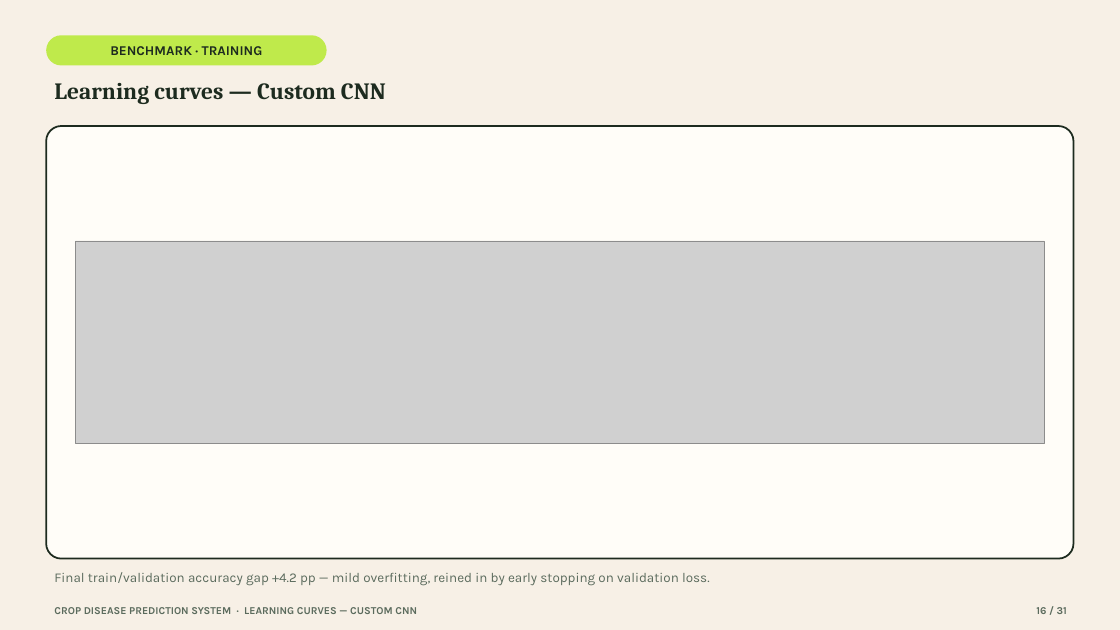
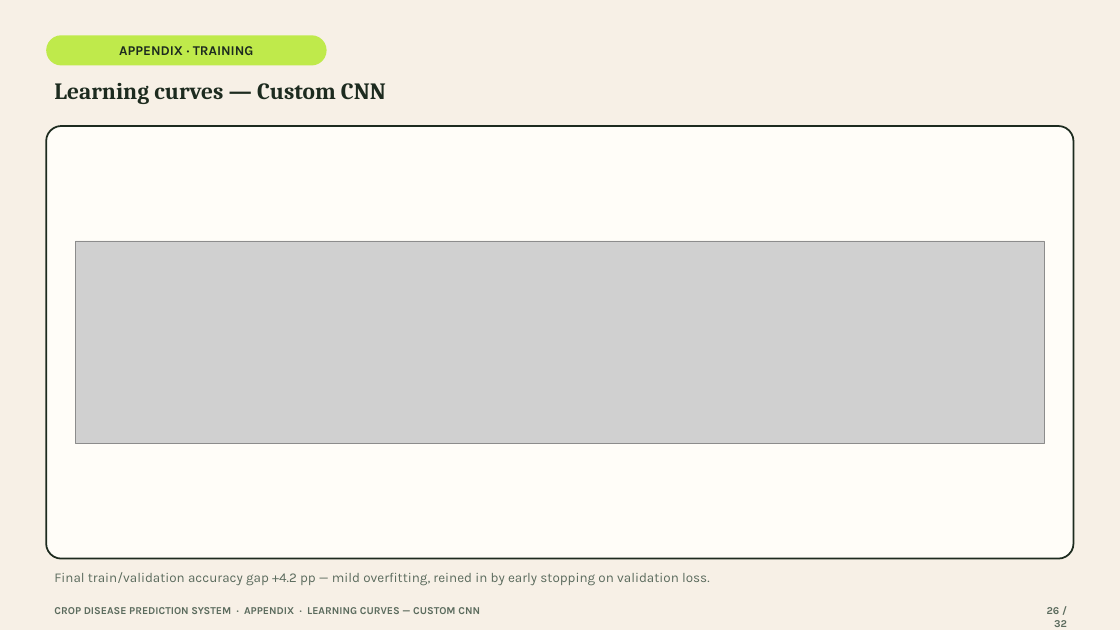
Before and after one commit to devSaksham/crop-disease-detection, a slide deck: slide 26 of presentation/Crop_Disease_Prediction_System.pptx (slide 16 before the commit). Drawn at 1120x630 pixels with LibreOffice and Linux fonts; fonts in the diff are those of the drawing; grey boxes stand for pictures. Boxes give left, top, right and bottom in pixels: in the first picture for what was removed or moved away, otherwise in the second. Text is boxed around its words. In the diff, an @@ line names an element or a change of style, - is before the commit and + after.

Commit message:
Restructure presentation: drop Grad-CAM, fix benchmark model/class attribution, add literature review, move plots to appendix
- Deleted the Grad-CAM slide entirely per review feedback.
- Corrected wording that implied the benchmark study compared the two
  production architectures (residual CNN / CBAM CNN); it actually compares
  a from-scratch VGG-style CNN vs. EfficientNetB3 transfer learning on a
  15-class, 3-crop subset -- fixed on the "At a Glance" stat card and the
  benchmark methodology slide, which now explicitly distinguishes the two
  studies.
- Added a five-point Literature Review slide (Hughes & Salathe, Mohanty et
  al., He et al., Tan & Le, Singh et al.), sourced from the citations
  already verified in the LaTeX end-term report.
- Trimmed the main flow to 16 concise slides and moved the 15 detailed
  benchmark plots (EDA, learning curves, confusion matrices, ROC/PR,
  calibration, error gallery, full metrics table) after the Thank You
  slide as a labelled appendix, behind a new divider slide.
- Added a benchmark-scope caveat to the Limitations slide and renumbered
  all footers (now NN / 32).

```diff
--- a/presentation/Crop_Disease_Prediction_System.pptx
+++ b/presentation/Crop_Disease_Prediction_System.pptx
@@ text in rounded rectangle at (x1=119, y1=46, x2=254, y2=55): text changed @@
-BENCHMARK · TRAINING
+APPENDIX · TRAINING
@@ text at (x1=54, y1=607, x2=480, y2=614): text changed @@
-CROP DISEASE PREDICTION SYSTEM · LEARNING CURVES — CUSTOM CNN
+CROP DISEASE PREDICTION SYSTEM · APPENDIX · LEARNING CURVES — CUSTOM CNN
@@ text at (x1=1047, y1=607, x2=1067, y2=627): text changed @@
-16 / 31
+26 / 32
```
Also in this commit, not shown: 29 other slides changed, 2 slides added, 1 slide removed.
